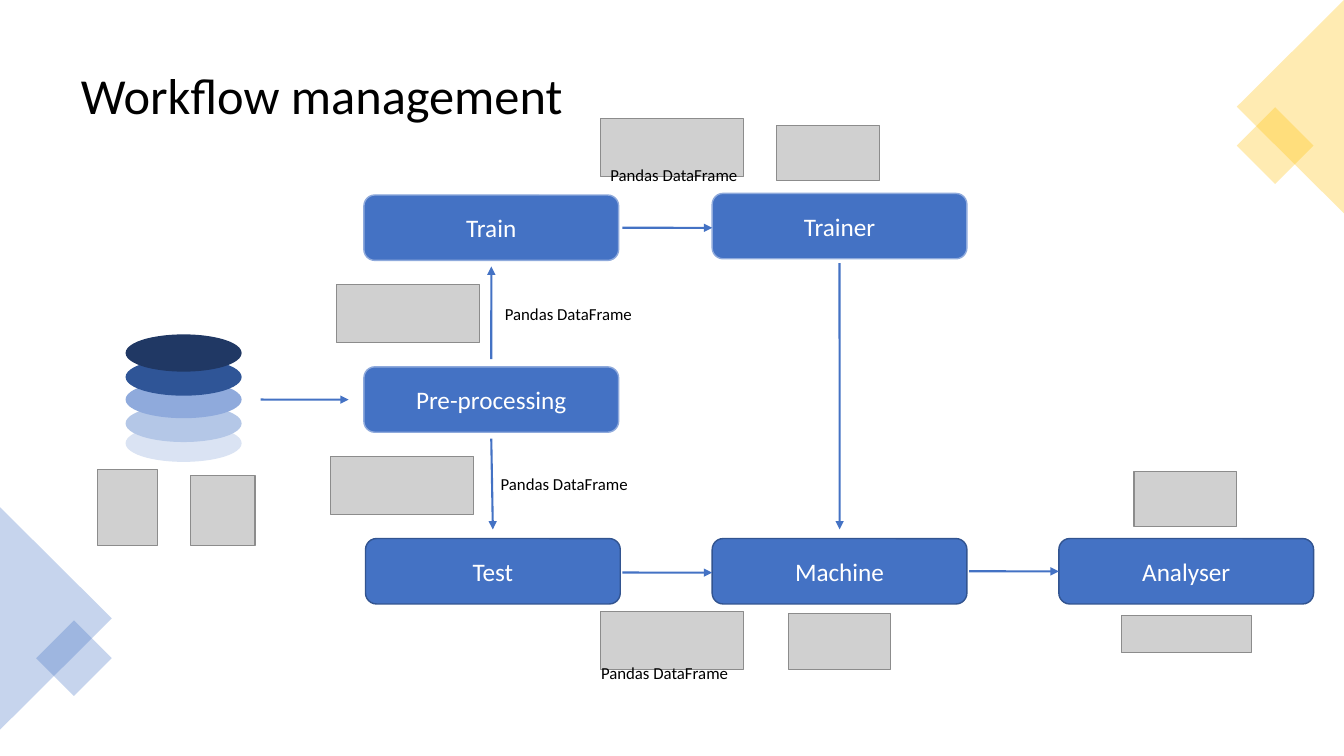
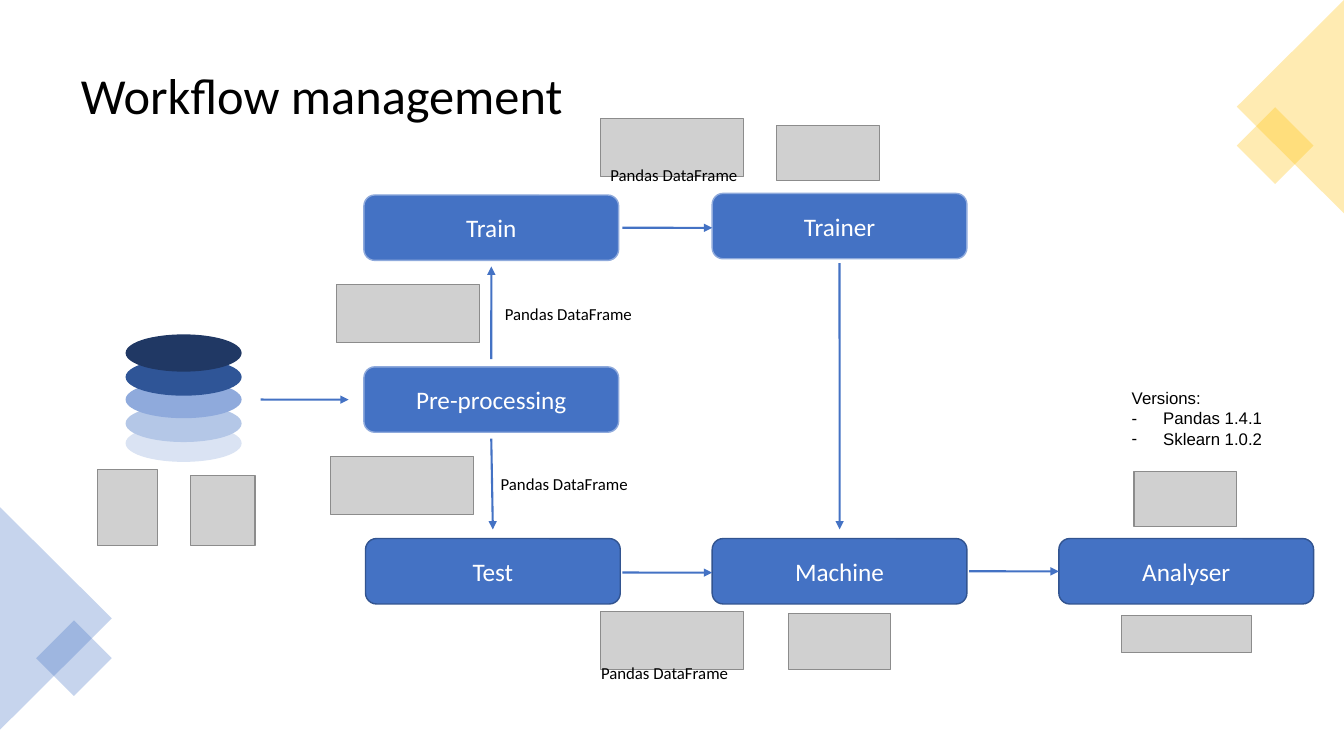
Before and after one commit to Laurasid/M05_Project, a slide deck: slide 2 of pres_full.pptx (slide 4 before the commit). Drawn at 1344x756 pixels with LibreOffice and Linux fonts; fonts in the diff are those of the drawing; grey boxes stand for pictures. Boxes give left, top, right and bottom in pixels: in the first picture for what was removed or moved away, otherwise in the second. Text is boxed around its words. In the diff, an @@ line names an element or a change of style, - is before the commit and + after.

```diff
--- a/pres_full.pptx
+++ b/pres_full.pptx
@@ text added at <box>1132,392,1262,445</box>, 12 pt, text #000000 @@
+Versions:
+– Pandas 1.4.1
+– Sklearn 1.0.2
```
Also in this commit, not shown: 3 other slides changed, 2 slides added, 3 slides removed.
